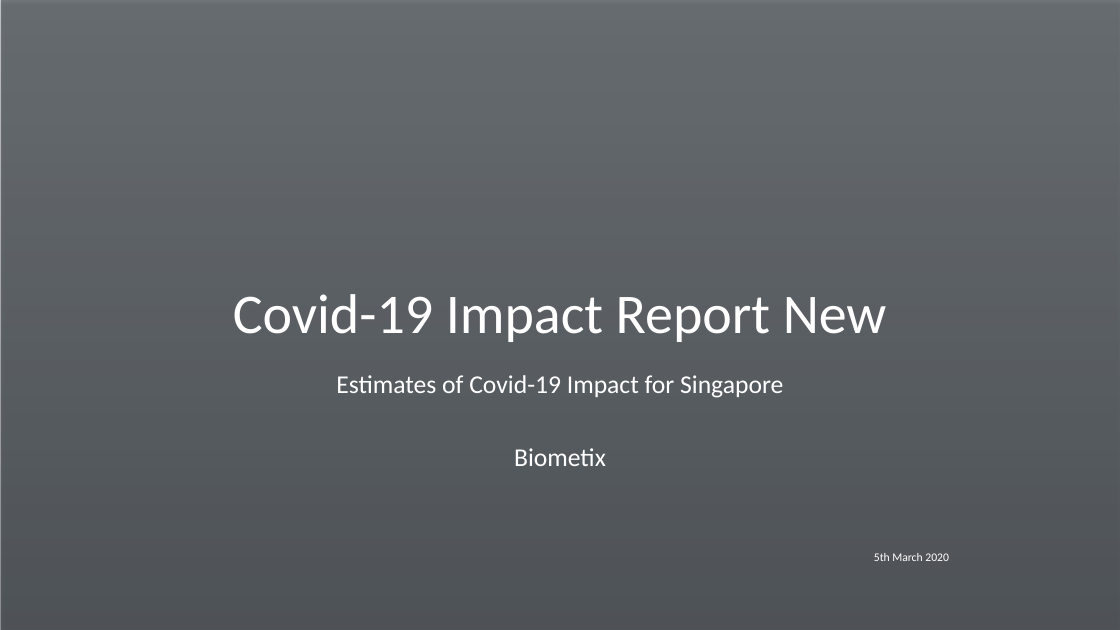
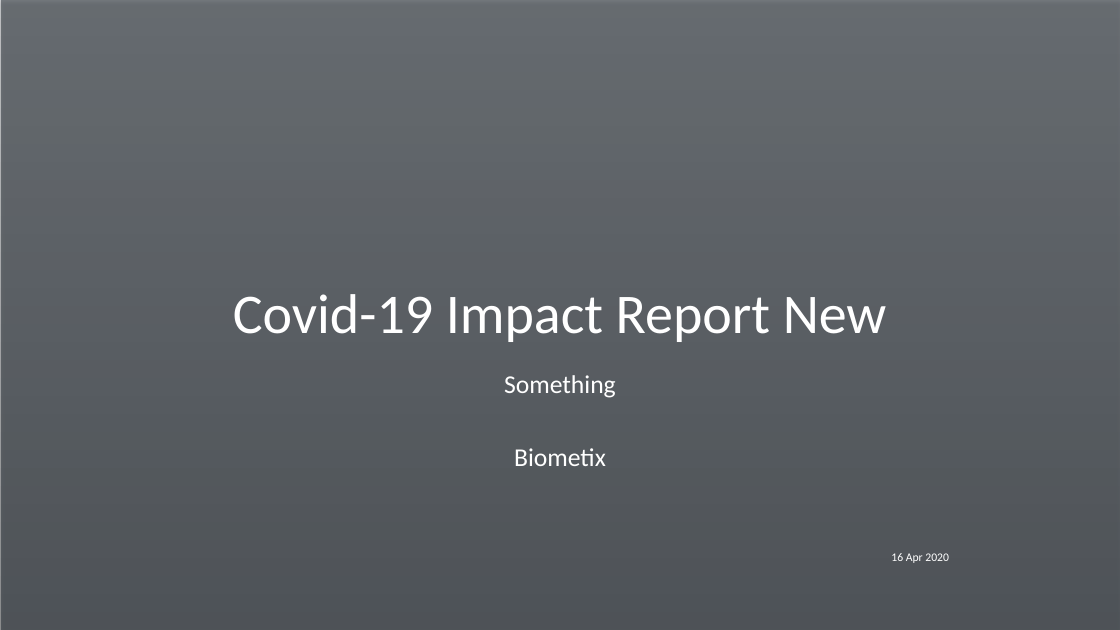
Before and after one commit to ted-dunstone/reports, a slide deck: slide 1 of covid19/presentation.pptx. Drawn at 1120x630 pixels with LibreOffice and Linux fonts; fonts in the diff are those of the drawing; background and template pictures are left out. Boxes give left, top, right and bottom in pixels: in the first picture for what was removed or moved away, otherwise in the second. Text is boxed around its words. In the diff, an @@ line names an element or a change of style, - is before the commit and + after.

```diff
--- a/covid19/presentation.pptx
+++ b/covid19/presentation.pptx
@@ subtitle at (504,375,616,466): text changed @@
-Estimates of Covid-19 Impact for Singapore
-Biometix
+Something
+Biometix
@@ text at (891,553,949,563): text changed @@
-5th March 2020
+16 Apr 2020
```
Also in this commit, not shown: 1 other slide changed, 10 other files.
